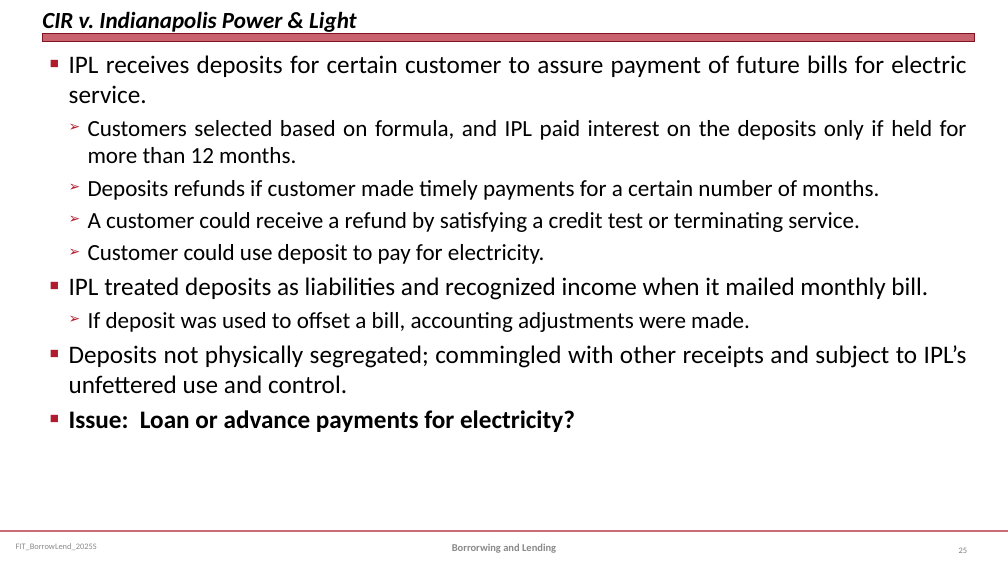
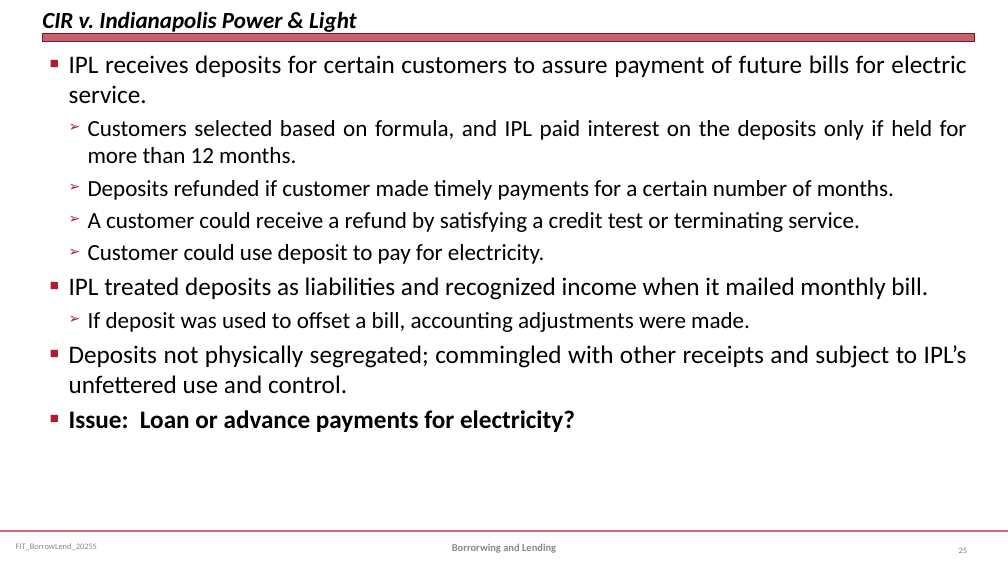
Before and after one commit to jmc877/Fed-Income-Tax, a slide deck: slide 25 of slides/FIT_BorrowLend_2025S.pptx. Drawn at 1008x567 pixels with LibreOffice and Linux fonts; fonts in the diff are those of the drawing. Boxes give left, top, right and bottom in pixels: in the first picture for what was removed or moved away, otherwise in the second. Text is boxed around its words. In the diff, an @@ line names an element or a change of style, - is before the commit and + after.

```diff
--- a/slides/FIT_BorrowLend_2025S.pptx
+++ b/slides/FIT_BorrowLend_2025S.pptx
@@ text at <box>69,55,966,104</box>: text changed @@
-■ IPL receives deposits for certain customer to assure payment of future bills for electric service.
+■ IPL receives deposits for certain customers to assure payment of future bills for electric service.
@@ text at <box>88,180,894,200</box>: text changed @@
-  ➢ Deposits refunds if customer made timely payments for a certain number of months.
+  ➢ Deposits refunded if customer made timely payments for a certain number of months.
```
Also in this commit, not shown: 1 other slide changed, 4 other files.
